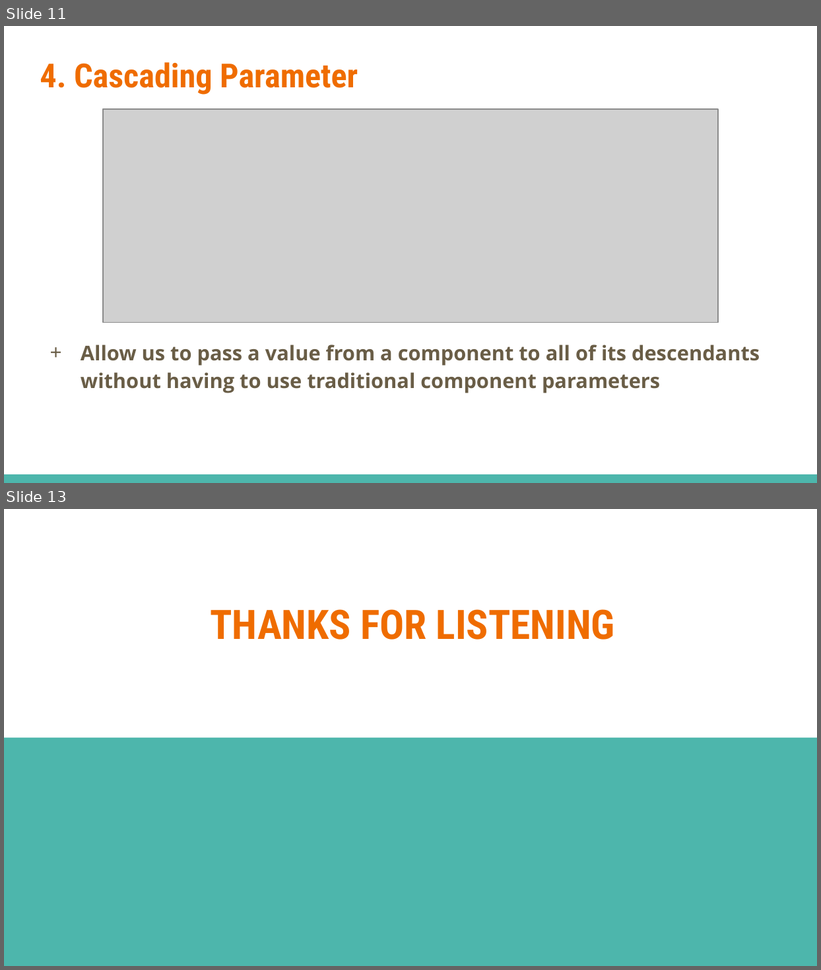
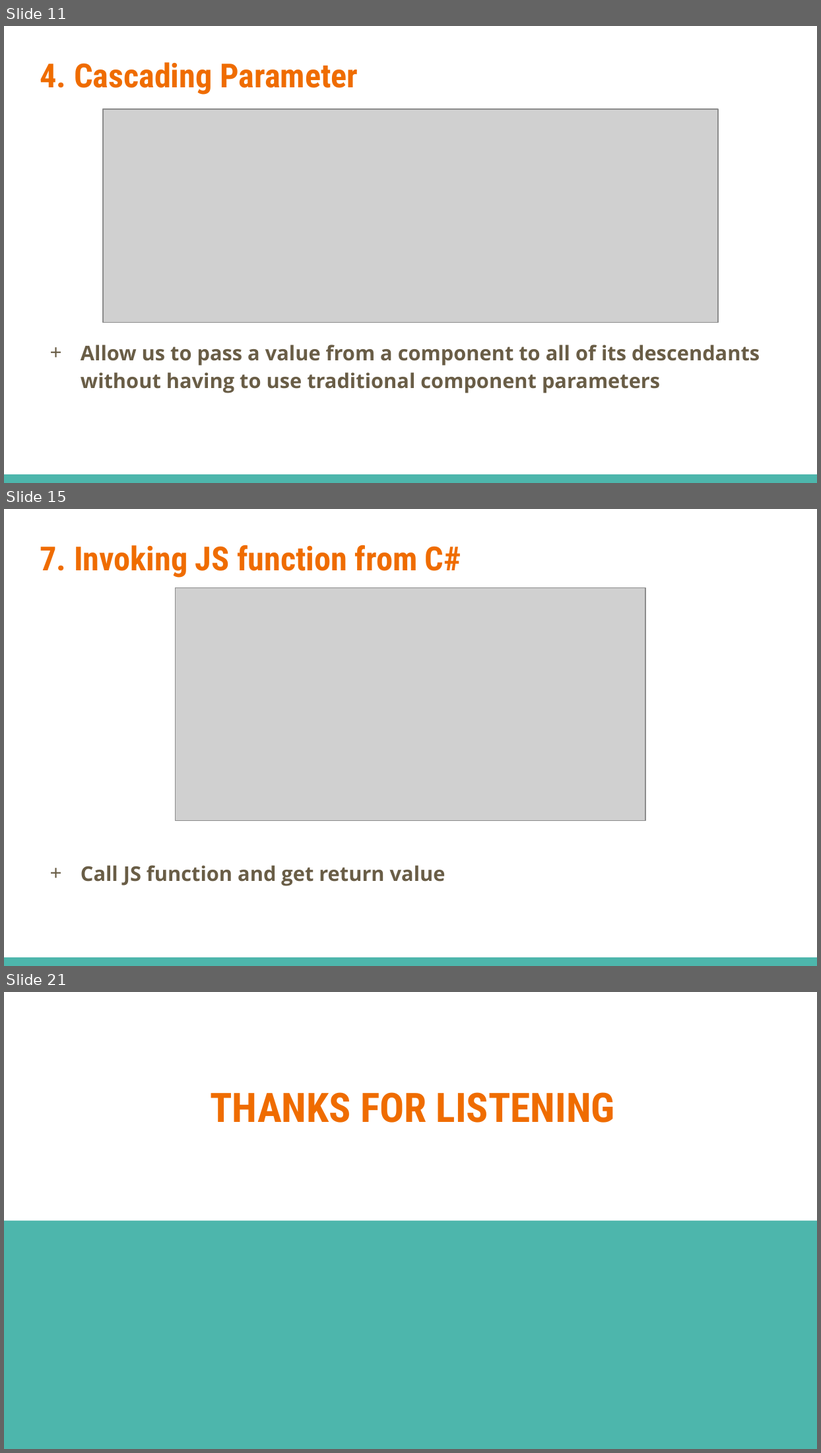
Before and after one commit to dinhhung09138/Learning-Example, a slide deck: BlazorComonent.pptx. Shown one above the other, each under a label of ours: slides 11 and 13 before the commit, slides 11, 15 and 21 after it; the slides between them are not shown. The pictures are 821x970 and 821x1453 pixels, drawn with LibreOffice and Linux fonts; fonts in the diff are those of the drawing; grey boxes stand for pictures. Boxes give left, top, right and bottom in pixels: in the first picture for what was removed or moved away, otherwise in the second. Text is boxed around its words. In the diff, an @@ line names an element or a change of style, - is before the commit and + after.

```diff
--- a/BlazorComonent.pptx
+++ b/BlazorComonent.pptx
@@ slide 15 added at box(4, 509, 817, 966), background #FFFFFF; not listed: 1 template element that a slide beside it also shows @@
@@ title added at box(40, 545, 461, 578), 29.4 pt, text #EF6C00, bold @@
+7. Invoking JS function from C#
@@ picture added at box(176, 588, 646, 821) @@
@@ text added at box(81, 865, 446, 887), 18 pt, text #695D46, bold @@
++ Call JS function and get return value
@@ what was slide 13 is now slide 21 @@
```
Also in this commit, not shown: 1 slide changed, 8 other slides added, 1 slide removed, 8 other files.
